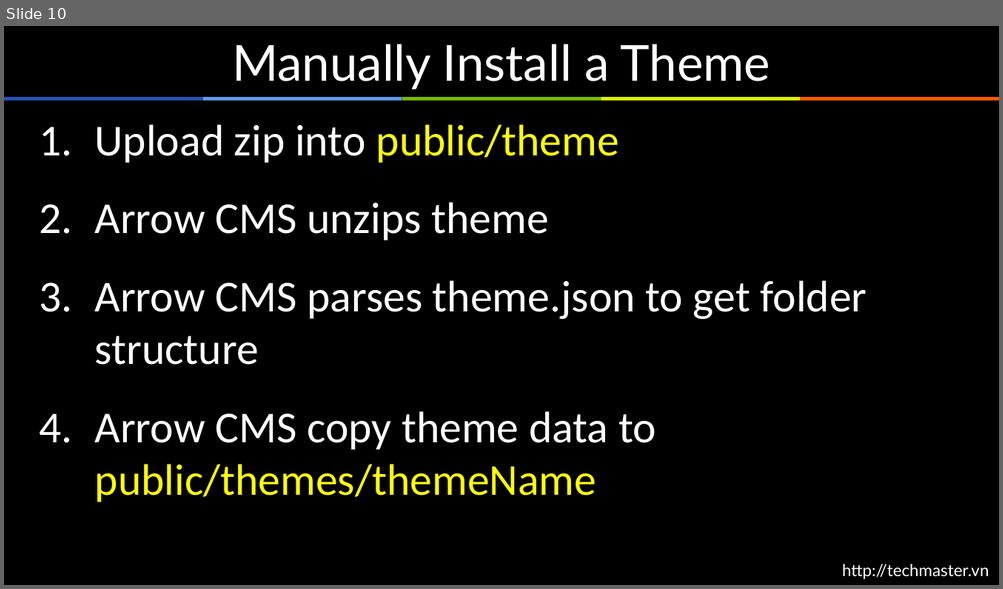
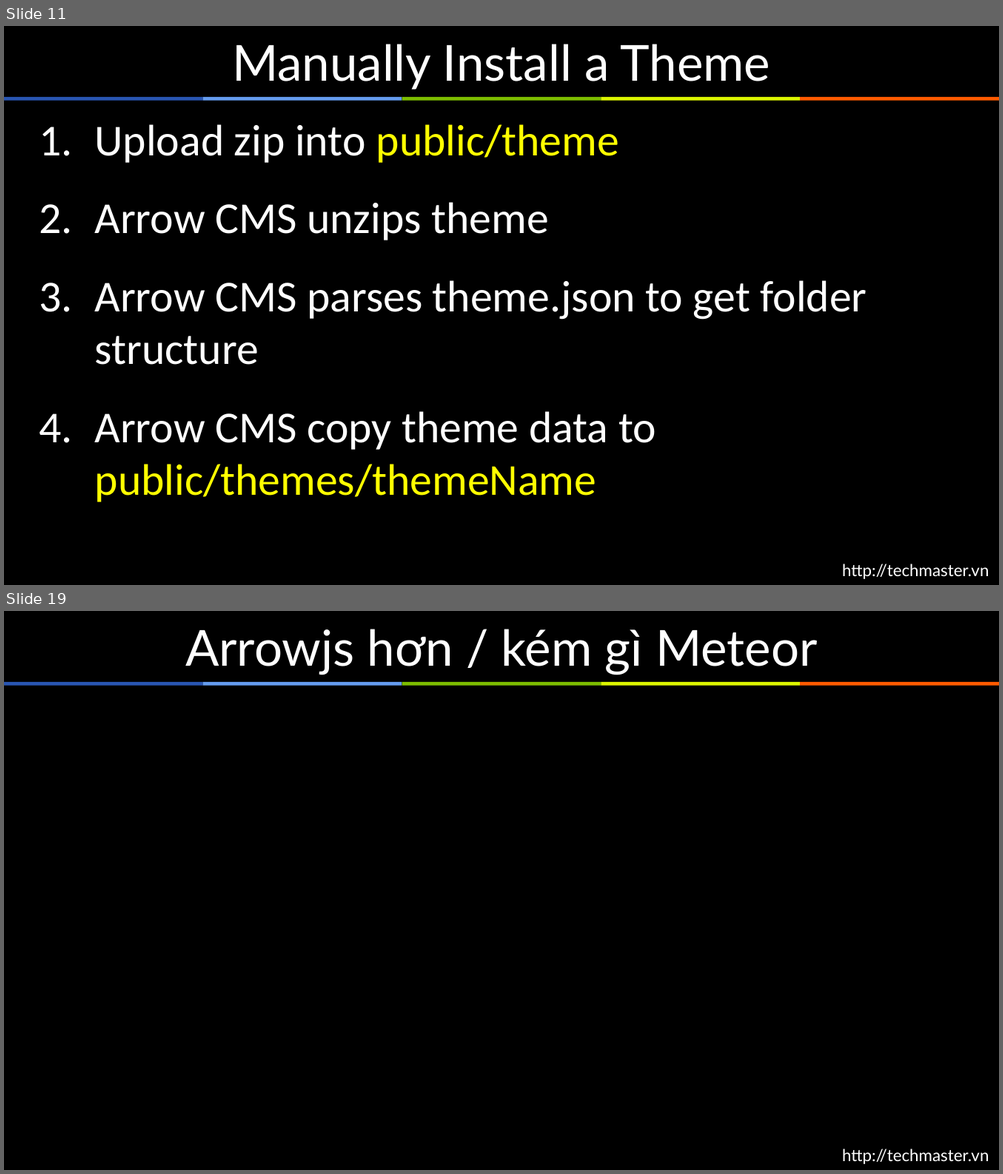
Before and after one commit to arrowjs/Documents, a slide deck: ArrowjsBasic.pptx. Shown one above the other, each under a label of ours: slide 10 before the commit, slides 11 and 19 after it; the slides between them are not shown. The pictures are 1003x589 and 1003x1174 pixels, drawn with LibreOffice and Linux fonts; fonts in the diff are those of the drawing; background and template pictures are left out. Boxes give left, top, right and bottom in pixels: in the first picture for what was removed or moved away, otherwise in the second. Text is boxed around its words. In the diff, an @@ line names an element or a change of style, - is before the commit and + after.

```diff
--- a/ArrowjsBasic.pptx
+++ b/ArrowjsBasic.pptx
@@ slide 19 added at bbox=[4, 611, 999, 1170], background #000000; not listed: 6 template elements that a slide beside it also shows @@
@@ title added at bbox=[185, 629, 817, 675], 36 pt, text #FFFFFF @@
+Arrowjs hơn / kém gì Meteor
@@ what was slide 10 is now slide 11 @@
```
Also in this commit, not shown: 10 other slides added.
